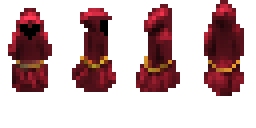
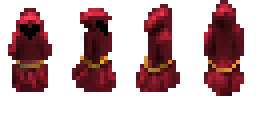
Layers edited between the first and the second 256×128 image:
painted on "shadow" over [80, 32, 104, 68]
painted on "sprites" over [96, 20, 116, 92]
